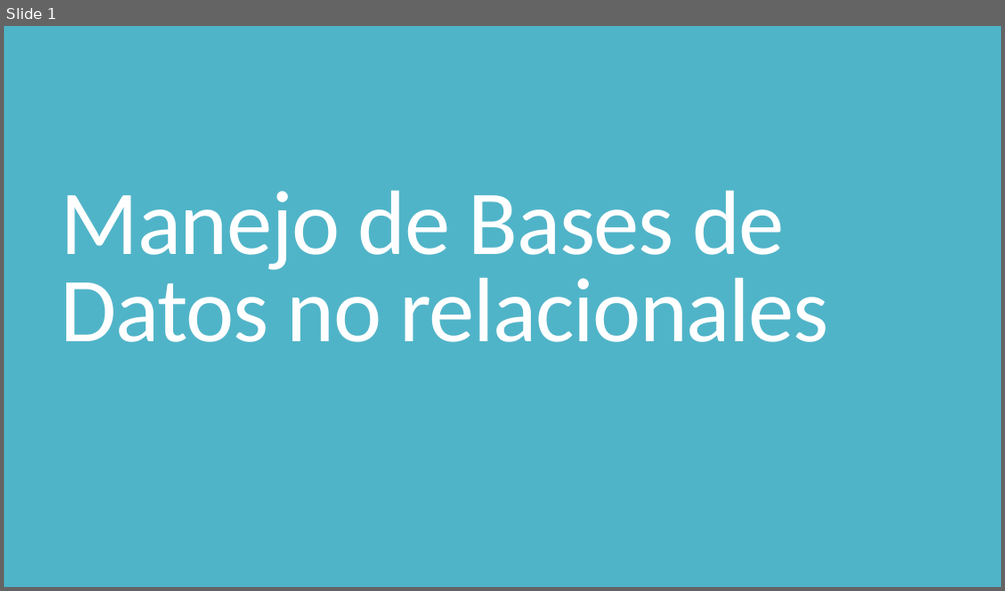
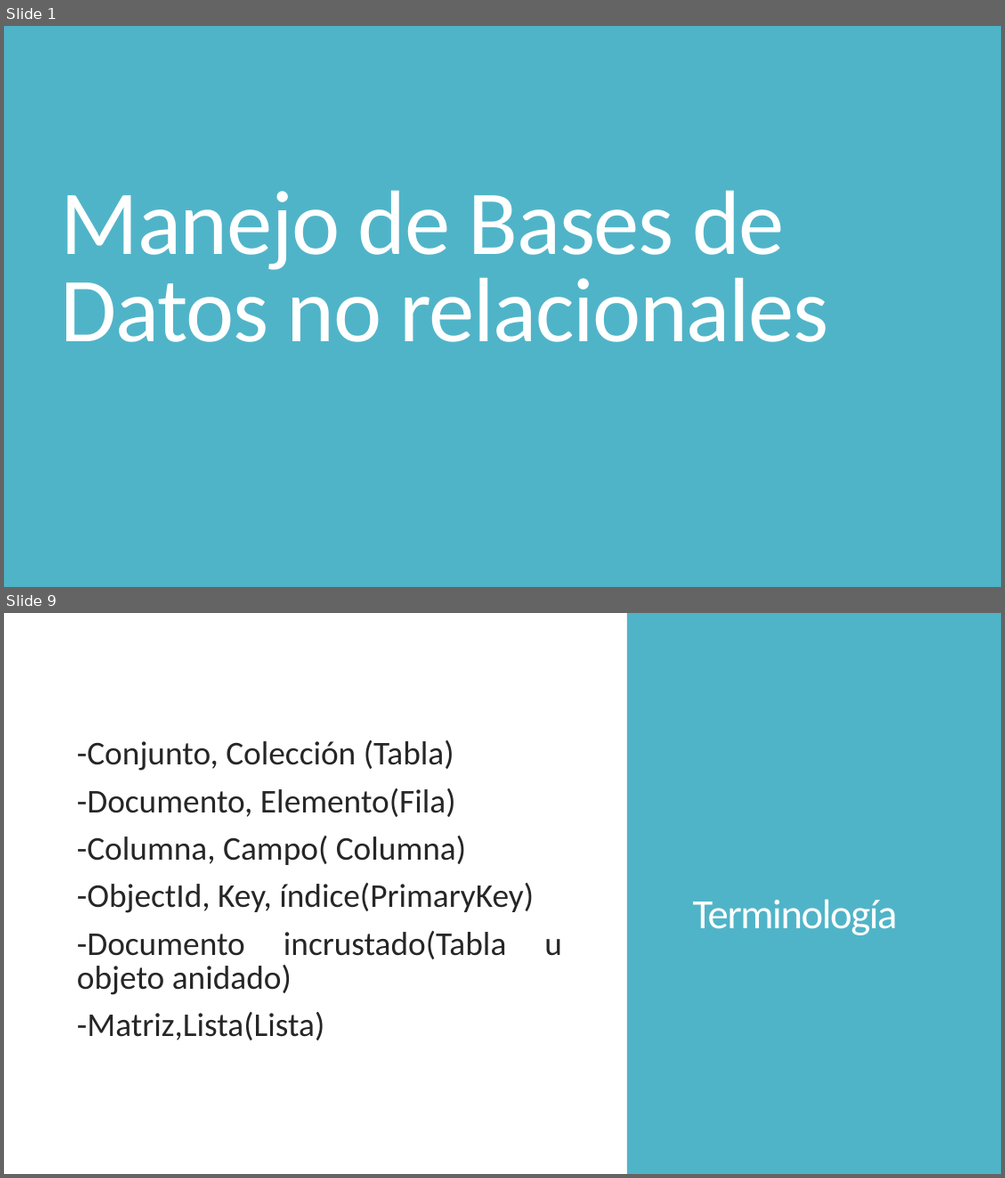
Before and after one commit to javiermelo1672/CursoIonic, a slide deck: Presentaciones/4. Manejo de bases de datos no relacionales.pptx. Shown one above the other, each under a label of ours: slide 1 before the commit, slides 1 and 9 after it; the slides between them are not shown. The pictures are 1005x591 and 1005x1178 pixels, drawn with LibreOffice and Linux fonts; fonts in the diff are those of the drawing. Boxes give left, top, right and bottom in pixels: in the first picture for what was removed or moved away, otherwise in the second. Text is boxed around its words. In the diff, an @@ line names an element or a change of style, - is before the commit and + after.

```diff
--- a/Presentaciones/4. Manejo de bases de datos no relacionales.pptx
+++ b/Presentaciones/4. Manejo de bases de datos no relacionales.pptx
@@ slide 9 added at (4,613,1001,1174), background #FFFFFF @@
@@ rectangle added at (627,613,1001,1174), fill #50B4C8 @@
@@ text added at (77,740,562,1040), 32 pt, text #262626 @@
+-Conjunto, Colección (Tabla)
+-Documento, Elemento(Fila)
+-Columna, Campo( Columna)
+-ObjectId, Key, índice(PrimaryKey)
+-Documento incrustado(Tabla u objeto anidado)
+-Matriz,Lista(Lista)
@@ title added at (693,899,898,935), 40 pt, text #FFFFFF @@
+Terminología
```
Also in this commit, not shown: 28 other slides added, 17 slides removed, 5 other files.
